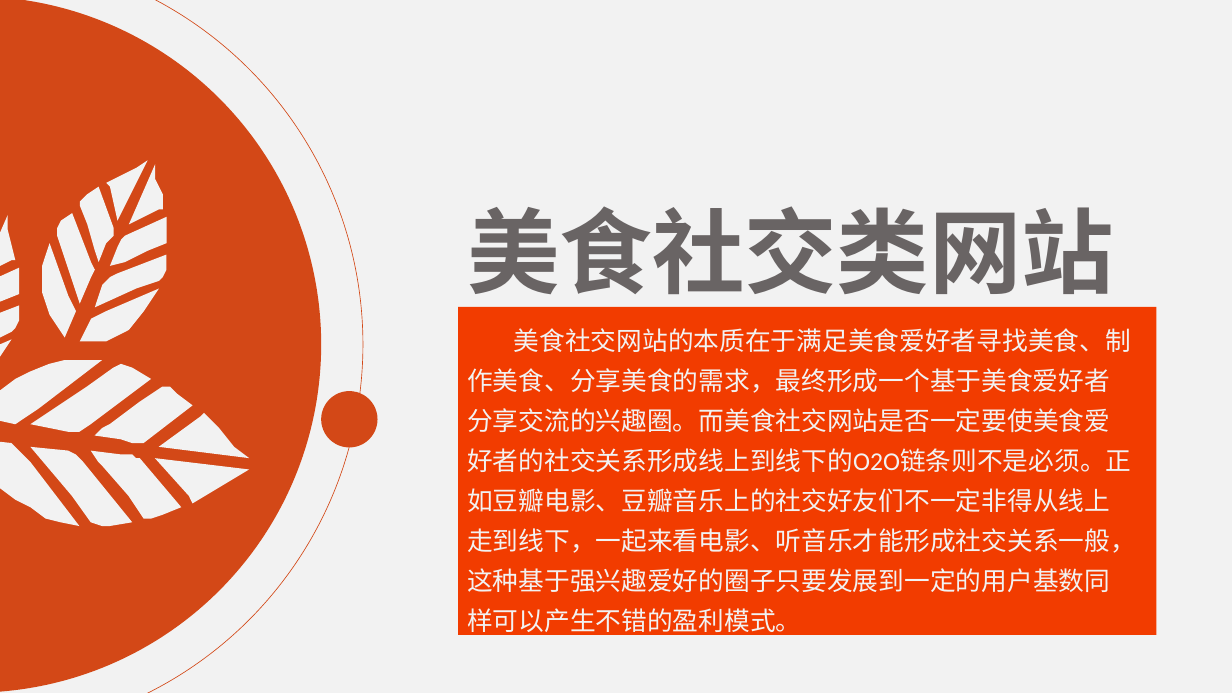
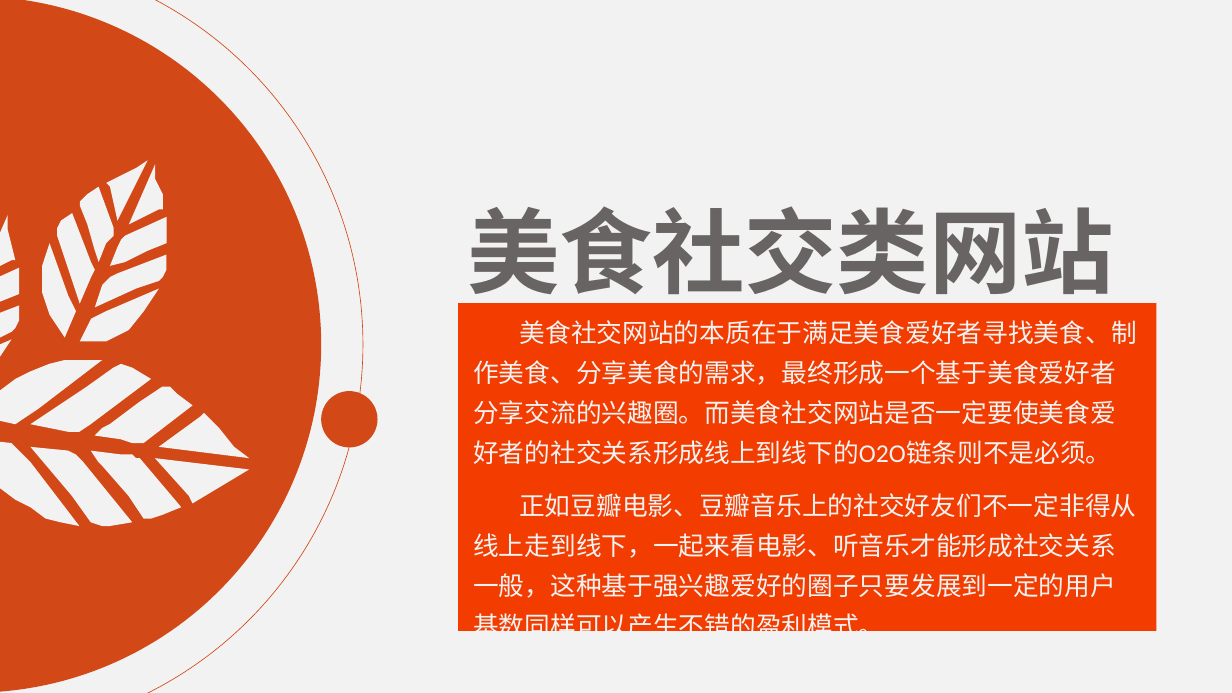
Before and after one commit to TastyTeam/Tasty, a slide deck: slide 6 of 趣吃.pptx (slide 7 before the commit). Drawn at 1232x693 pixels with LibreOffice and Linux fonts; fonts in the diff are those of the drawing. Boxes give left, top, right and bottom in pixels: in the first picture for what was removed or moved away, otherwise in the second. Text is boxed around its words. In the diff, an @@ line names an element or a change of style, - is before the commit and + after.

```diff
--- a/趣吃.pptx
+++ b/趣吃.pptx
@@ rectangle: place and size @@
-rectangle at [458, 307, 1157, 635]
+rectangle at [458, 303, 1157, 631]
@@ text at [473, 320, 1137, 598]: text changed @@
-美食社交网站的本质在于满足美食爱好者寻找美食、制作美食、分享美食的需求，最终形成一个基于美食爱好者分享交流的兴趣圈。而美食社交网站是否一定要使美食爱好者的社交关系形成线上到线下的O2O链条则不是必须。正如豆瓣电影、豆瓣音乐上的社交好友们不一定非得从线上走到线下，一起来看电影、听音乐才能形成社交关系一般，这种基于强兴趣爱好的圈子只要发展到一定的用户基数同样可以产生不错的盈利模式。
+美食社交网站的本质在于满足美食爱好者寻找美食、制作美食、分享美食的需求，最终形成一个基于美食爱好者分享交流的兴趣圈。而美食社交网站是否一定要使美食爱好者的社交关系形成线上到线下的O2O链条则不是必须。
+正如豆瓣电影、豆瓣音乐上的社交好友们不一定非得从线上走到线下，一起来看电影、听音乐才能形成社交关系一般，这种基于强兴趣爱好的圈子只要发展到一定的用户基数同样可以产生不错的盈利模式。
```
Also in this commit, not shown: 4 other slides changed, 1 slide removed, 1 other file.
